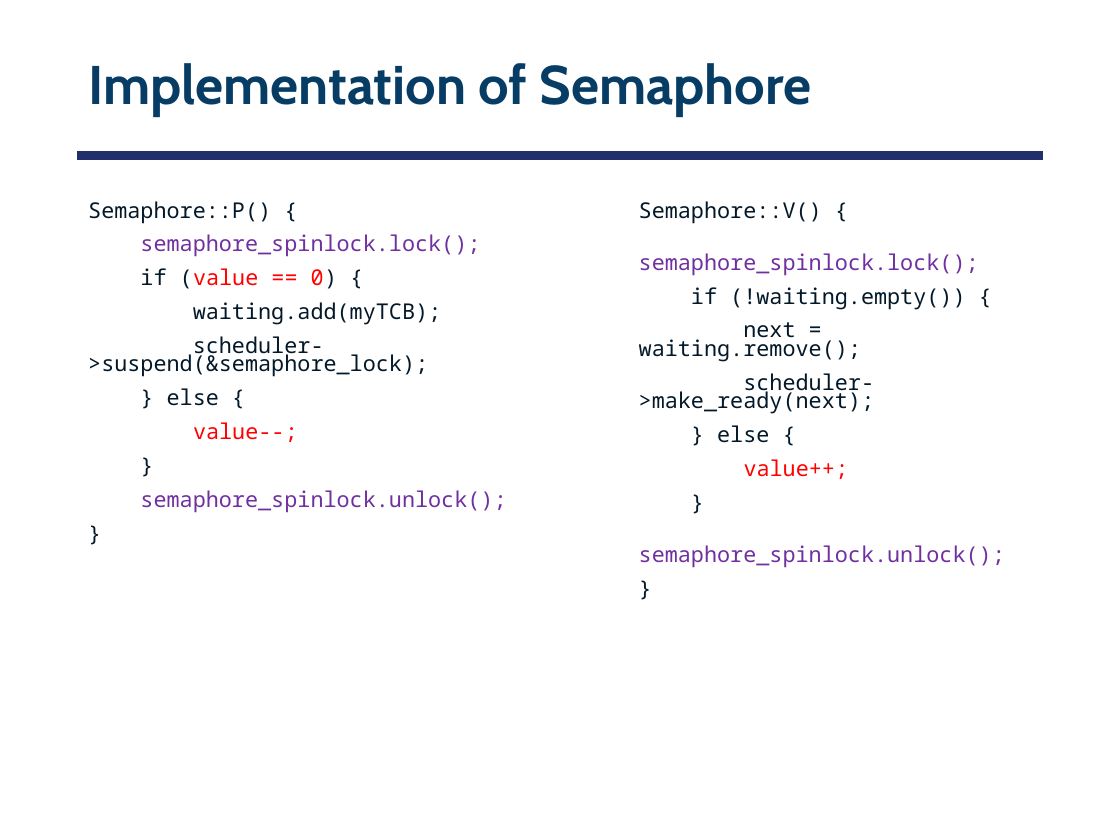
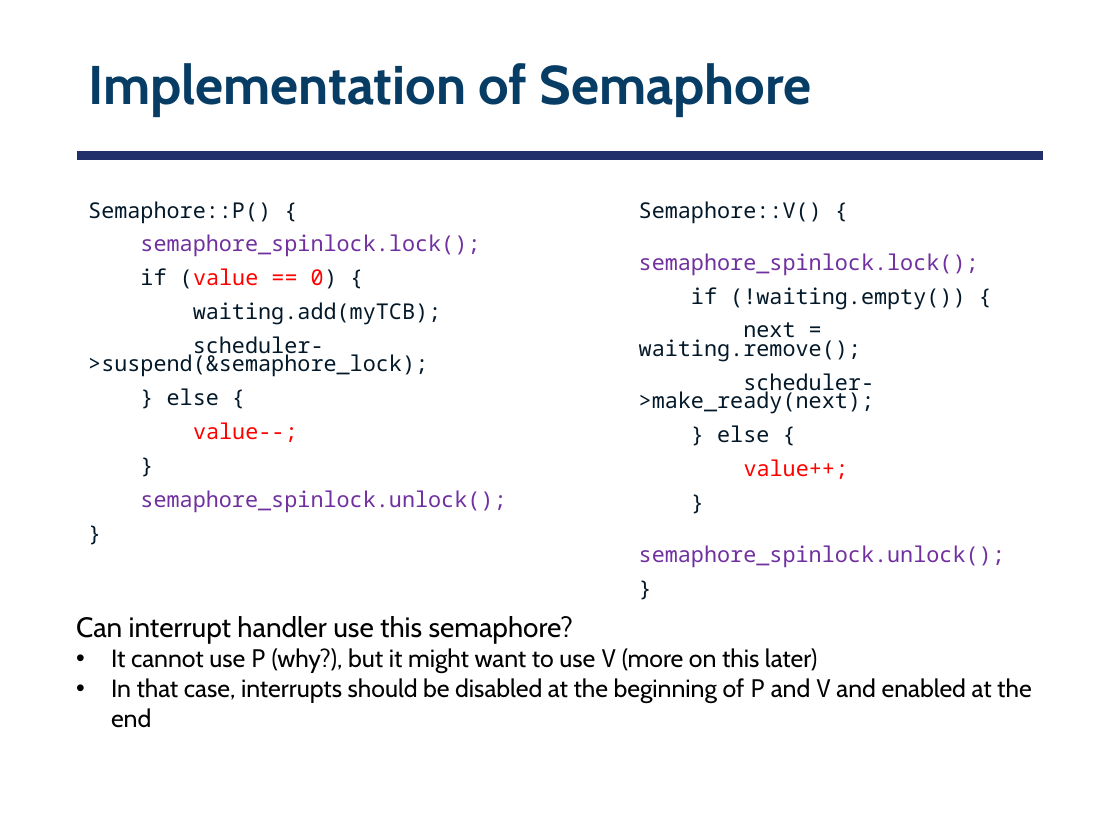
Before and after one commit to smajidzahedi/ECE350, a slide deck: slide 49 of 03-multithreaded.pptx. Drawn at 1120x840 pixels with LibreOffice and Linux fonts; fonts in the diff are those of the drawing. Boxes give left, top, right and bottom in pixels: in the first picture for what was removed or moved away, otherwise in the second. Text is boxed around its words. In the diff, an @@ line names an element or a change of style, - is before the commit and + after.

Commit message:
minor changes in summary and semaphore implementation

```diff
--- a/03-multithreaded.pptx
+++ b/03-multithreaded.pptx
@@ text added at (76,616,1032,703), 16 pt, text #000000 @@
+Can interrupt handler use this semaphore?
+• It cannot use P (why?), but it might want to use V (more on this later)
+• In that case, interrupts should be disabled at the beginning of P and V and enabled at the end
```
Also in this commit, not shown: 1 other slide changed, 1 other file.
